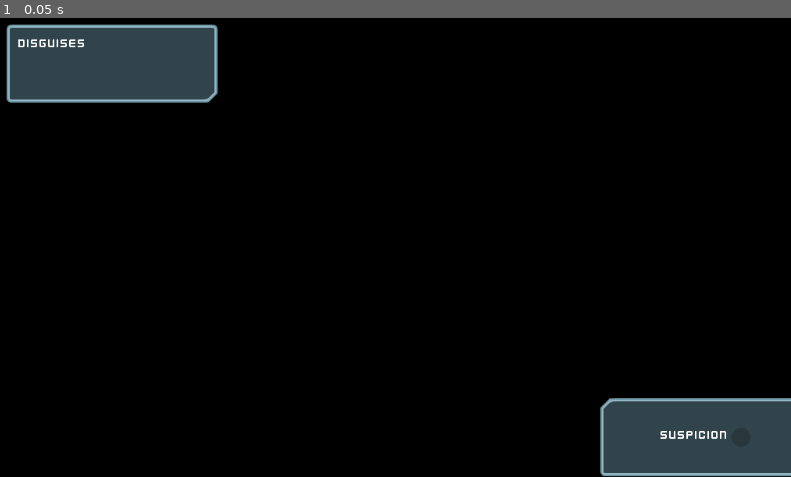
Above: before the commit, frame 1.
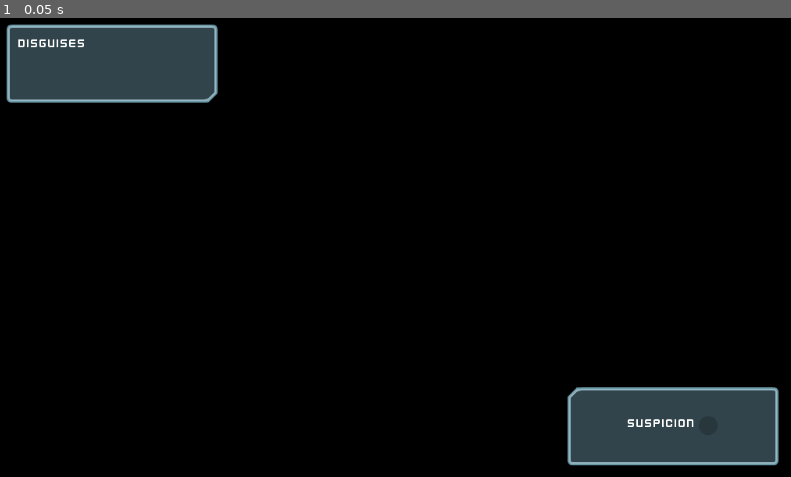
Above: after the commit, the same moment.

Repository: JhonH3avy/HeistMeisters
Game: Godot game, scene res://Scenes/GUI.tscn
Two runs of this game, one before a commit and one after it. Both use one fixed random seed, a clock stepped at 60 frames per second and the inputs below. This scene is started directly instead of the project's main scene.
Inputs:
- Up to frame 1 (0.05 s): no input

The runs differ from the first frame. In frame 1, 2.7% of the frame differs, in the area x 71-100%, y 80-100%.

Commit message:
added game over and victory scene

Diff:
--- a/Levels/Level1.tscn
+++ b/Levels/Level1.tscn
@@ -15,6 +15,8 @@
 [ext_resource path="res://Scenes/CombinationGenerator.tscn" type="PackedScene" id=13]
 [ext_resource path="res://Scenes/MapLabel.tscn" type="PackedScene" id=14]
 [ext_resource path="res://Scenes/GUI.tscn" type="PackedScene" id=15]
+[ext_resource path="res://Scenes/Exit.tscn" type="PackedScene" id=16]
+[ext_resource path="res://Scenes/Briefcase.tscn" type="PackedScene" id=17]
 
 [sub_resource type="NavigationPolygon" id=1]
 vertices = PoolVector2Array( 1015.44, 978.634, 1160.14, 983.156, 1263.11, 1267.11, 1073.63, 1261.84, 905.402, 1171.57,  …(1838 unchanged characters)…
@@ -24,7 +26,6 @@
 [node name="Level1" type="Node2D"]
 
 [node name="Navigation2D" type="Navigation2D" parent="."]
-editor/display_folded = true
 script = ExtResource( 1 )
 
 [node name="NavigationPolygonInstance" type="NavigationPolygonInstance" parent="Navigation2D"]
@@ -182,4 +183,13 @@
 text = "Test"
 
 [node name="GUI" parent="." instance=ExtResource( 15 )]
+
+[node name="Exit" parent="." instance=ExtResource( 16 )]
+margin_left = 40.4606
+margin_top = 646.254
+margin_right = 340.461
+margin_bottom = 796.254
+
+[node name="Briefcase" parent="." instance=ExtResource( 17 )]
+position = Vector2( 417.11, -159.791 )
 [connection signal="combination_generated" from="Computers/Computer" to="LockedDoors/LockedDoor" method="_on_Computer_combination_generated"]
--- /dev/null
+++ b/Scenes/Briefcase.tscn
@@ -0,0 +1,20 @@
+[gd_scene load_steps=4 format=2]
+
+[ext_resource path="res://Scripts/Briefcase.gd" type="Script" id=1]
+[ext_resource path="res://GFX/Loot/suitcase.png" type="Texture" id=2]
+
+[sub_resource type="RectangleShape2D" id=1]
+extents = Vector2( 55.4382, 53.4297 )
+
+[node name="Briefcase" type="Area2D"]
+scale = Vector2( 0.5, 0.5 )
+collision_layer = 0
+script = ExtResource( 1 )
+
+[node name="Sprite" type="Sprite" parent="."]
+texture = ExtResource( 2 )
+
+[node name="CollisionShape2D" type="CollisionShape2D" parent="."]
+visible = false
+shape = SubResource( 1 )
+[connection signal="body_entered" from="." to="." method="_on_Briefcase_body_entered"]
--- /dev/null
+++ b/Scenes/Exit.tscn
@@ -0,0 +1,32 @@
+[gd_scene load_steps=4 format=2]
+
+[ext_resource path="res://Scripts/Exit.gd" type="Script" id=1]
+[ext_resource path="res://Theme.tres" type="Theme" id=2]
+
+[sub_resource type="RectangleShape2D" id=1]
+extents = Vector2( 149.961, 76.4054 )
+
+[node name="Exit" type="ColorRect"]
+self_modulate = Color( 0.0745098, 0.486275, 0.419608, 0.556863 )
+margin_right = 300.0
+margin_bottom = 150.0
+script = ExtResource( 1 )
+
+[node name="Label" type="Label" parent="."]
+margin_left = 115.0
+margin_top = 57.0
+margin_right = 188.0
+margin_bottom = 85.0
+theme = ExtResource( 2 )
+text = "Exit"
+align = 1
+valign = 1
+
+[node name="Area2D" type="Area2D" parent="."]
+position = Vector2( 150, 75 )
+collision_layer = 0
+
+[node name="CollisionShape2D" type="CollisionShape2D" parent="Area2D"]
+visible = false
+shape = SubResource( 1 )
+[connection signal="body_entered" from="Area2D" to="." method="_on_Area2D_body_entered"]
--- a/Scenes/GUI.tscn
+++ b/Scenes/GUI.tscn
@@ -7,6 +7,8 @@
 [ext_resource path="res://Scripts/SuspicionMeter.gd" type="Script" id=5]
 [ext_resource path="res://GFX/Interface/PNG/glassPanel_cornerBR.png" type="Texture" id=6]
 [ext_resource path="res://Scripts/DisguiseDisplayer.gd" type="Script" id=7]
+[ext_resource path="res://GFX/Interface/PNG/glassPanel_cornerTR.png" type="Texture" id=8]
+[ext_resource path="res://Scripts/LootContainer.gd" type="Script" id=9]
 
 [node name="GUI" type="CanvasLayer"]
 
@@ -16,10 +18,10 @@
 anchor_top = 1.0
 anchor_right = 1.0
 anchor_bottom = 1.0
-margin_left = -244.0
-margin_top = -101.0
-margin_right = 26.0
-margin_bottom = -1.0
+margin_left = -285.943
+margin_top = -115.188
+margin_right = -15.9425
+margin_bottom = -15.1882
 texture = ExtResource( 1 )
 patch_margin_left = 12
 patch_margin_top = 12
@@ -97,3 +99,37 @@
 same_column_width = true
 icon_scale = 0.5
 script = ExtResource( 7 )
+
+[node name="LootContainer" type="NinePatchRect" parent="." groups=[
+"loot",
+]]
+anchor_top = 1.0
+anchor_bottom = 1.0
+margin_left = 20.0
+margin_top = -121.0
+margin_right = 290.0
+margin_bottom = -21.0
+texture = ExtResource( 8 )
+patch_margin_left = 12
+patch_margin_top = 12
+patch_margin_right = 12
+patch_margin_bottom = 12
+script = ExtResource( 9 )
+
+[node name="Label" type="Label" parent="LootContainer"]
+margin_left = 14.4044
+margin_top = 13.2963
+margin_right = 54.4044
+margin_bottom = 31.2963
+theme = ExtResource( 2 )
+text = "Loot"
+
+[node name="LootList" type="ItemList" parent="LootContainer"]
+margin_left = 14.0
+margin_top = 40.0
+margin_right = 257.0
+margin_bottom = 84.0
+theme = ExtResource( 2 )
+max_columns = 5
+same_column_width = true
+icon_scale = 0.25
--- /dev/null
+++ b/Scenes/GameOverScreen.tscn
@@ -0,0 +1,77 @@
+[gd_scene load_steps=6 format=2]
+
+[ext_resource path="res://Scripts/GameOver.gd" type="Script" id=1]
+[ext_resource path="res://Theme.tres" type="Theme" id=2]
+[ext_resource path="res://GFX/Interface/PNG/metalPanel.png" type="Texture" id=3]
+[ext_resource path="res://GFX/Interface/Fonts/kenvector_future.ttf" type="DynamicFontData" id=4]
+
+[sub_resource type="DynamicFont" id=1]
+size = 30
+font_data = ExtResource( 4 )
+
+[node name="GameOverScreen" type="CanvasLayer"]
+script = ExtResource( 1 )
+
+[node name="CenterContainer" type="CenterContainer" parent="."]
+anchor_right = 1.0
+anchor_bottom = 1.0
+theme = ExtResource( 2 )
+
+[node name="NinePatchRect" type="NinePatchRect" parent="CenterContainer"]
+margin_left = 312.0
+margin_top = 150.0
+margin_right = 712.0
+margin_bottom = 450.0
+rect_min_size = Vector2( 400, 300 )
+texture = ExtResource( 3 )
+patch_margin_left = 12
+patch_margin_top = 12
+patch_margin_right = 12
+patch_margin_bottom = 12
+
+[node name="VBoxContainer" type="VBoxContainer" parent="CenterContainer/NinePatchRect"]
+anchor_right = 1.0
+anchor_bottom = 1.0
+margin_left = 20.0
+margin_top = 20.0
+margin_right = -20.0
+margin_bottom = -20.0
+alignment = 1
+
+[node name="Label" type="Label" parent="CenterContainer/NinePatchRect/VBoxContainer"]
+margin_top = 78.0
+margin_right = 360.0
+margin_bottom = 113.0
+custom_fonts/font = SubResource( 1 )
+custom_colors/font_color = Color( 0, 0, 0, 1 )
+custom_colors/font_outline_modulate = Color( 0, 0, 0, 1 )
+text = "Game Over!"
+align = 1
+
+[node name="CenterContainer" type="CenterContainer" parent="CenterContainer/NinePatchRect/VBoxContainer"]
+margin_top = 117.0
+margin_right = 360.0
+margin_bottom = 147.0
+
+[node name="TryAgainButton" type="Button" parent="CenterContainer/NinePatchRect/VBoxContainer/CenterContainer"]
+margin_left = 114.0
+margin_right = 245.0
+margin_bottom = 30.0
+rect_min_size = Vector2( 125, 30 )
+size_flags_horizontal = 2
+text = "Try Again"
+
+[node name="CenterContainer2" type="CenterContainer" parent="CenterContainer/NinePatchRect/VBoxContainer"]
+margin_top = 151.0
+margin_right = 360.0
+margin_bottom = 181.0
+
+[node name="QuitButton" type="Button" parent="CenterContainer/NinePatchRect/VBoxContainer/CenterContainer2"]
+margin_left = 117.0
+margin_right = 242.0
+margin_bottom = 30.0
+rect_min_size = Vector2( 125, 30 )
+size_flags_horizontal = 2
+text = "Quit"
+[connection signal="pressed" from="CenterContainer/NinePatchRect/VBoxContainer/CenterContainer/TryAgainButton" to="." method="_on_TryAgainButton_pressed"]
+[connection signal="pressed" from="CenterContainer/NinePatchRect/VBoxContainer/CenterContainer2/QuitButton" to="." method="_on_QuitButton_pressed"]
--- /dev/null
+++ b/Scenes/Music.tscn
@@ -0,0 +1,7 @@
+[gd_scene load_steps=2 format=2]
+
+[ext_resource path="res://SFX/Music/StealthintheWoods.ogg" type="AudioStream" id=1]
+
+[node name="Music" type="AudioStreamPlayer"]
+stream = ExtResource( 1 )
+autoplay = true
--- /dev/null
+++ b/Scenes/VictoryScreen.tscn
@@ -0,0 +1,91 @@
+[gd_scene load_steps=6 format=2]
+
+[ext_resource path="res://Scripts/Victory.gd" type="Script" id=1]
+[ext_resource path="res://Theme.tres" type="Theme" id=2]
+[ext_resource path="res://GFX/Interface/PNG/metalPanel.png" type="Texture" id=3]
+[ext_resource path="res://GFX/Interface/Fonts/kenvector_future.ttf" type="DynamicFontData" id=4]
+
+[sub_resource type="DynamicFont" id=1]
+size = 30
+font_data = ExtResource( 4 )
+
+[node name="VictoryScreen" type="CanvasLayer"]
+script = ExtResource( 1 )
+
+[node name="CenterContainer" type="CenterContainer" parent="."]
+anchor_right = 1.0
+anchor_bottom = 1.0
+theme = ExtResource( 2 )
+
+[node name="NinePatchRect" type="NinePatchRect" parent="CenterContainer"]
+margin_left = 312.0
+margin_top = 150.0
+margin_right = 712.0
+margin_bottom = 450.0
+rect_min_size = Vector2( 400, 300 )
+texture = ExtResource( 3 )
+patch_margin_left = 12
+patch_margin_top = 12
+patch_margin_right = 12
+patch_margin_bottom = 12
+
+[node name="VBoxContainer" type="VBoxContainer" parent="CenterContainer/NinePatchRect"]
+anchor_right = 1.0
+anchor_bottom = 1.0
+margin_left = 20.0
+margin_top = 20.0
+margin_right = -20.0
+margin_bottom = -20.0
+alignment = 1
+
+[node name="Label" type="Label" parent="CenterContainer/NinePatchRect/VBoxContainer"]
+margin_top = 61.0
+margin_right = 360.0
+margin_bottom = 96.0
+custom_fonts/font = SubResource( 1 )
+custom_colors/font_color = Color( 0, 0, 0, 1 )
+custom_colors/font_outline_modulate = Color( 0, 0, 0, 1 )
+text = "You win!"
+align = 1
+
+[node name="CenterContainer" type="CenterContainer" parent="CenterContainer/NinePatchRect/VBoxContainer"]
+margin_top = 100.0
+margin_right = 360.0
+margin_bottom = 130.0
+
+[node name="NextlevelButton" type="Button" parent="CenterContainer/NinePatchRect/VBoxContainer/CenterContainer"]
+margin_left = 101.0
+margin_right = 259.0
+margin_bottom = 30.0
+rect_min_size = Vector2( 125, 30 )
+size_flags_horizontal = 2
+text = "Next Level"
+
+[node name="CenterContainer2" type="CenterContainer" parent="CenterContainer/NinePatchRect/VBoxContainer"]
+margin_top = 134.0
+margin_right = 360.0
+margin_bottom = 164.0
+
+[node name="TryAgainButton" type="Button" parent="CenterContainer/NinePatchRect/VBoxContainer/CenterContainer2"]
+margin_left = 114.0
+margin_right = 245.0
+margin_bottom = 30.0
+rect_min_size = Vector2( 125, 30 )
+size_flags_horizontal = 2
+text = "Try Again"
+
+[node name="CenterContainer3" type="CenterContainer" parent="CenterContainer/NinePatchRect/VBoxContainer"]
+margin_top = 168.0
+margin_right = 360.0
+margin_bottom = 198.0
+
+[node name="QuitButton" type="Button" parent="CenterContainer/NinePatchRect/VBoxContainer/CenterContainer3"]
+margin_left = 117.0
+margin_right = 242.0
+margin_bottom = 30.0
+rect_min_size = Vector2( 125, 30 )
+size_flags_horizontal = 2
+text = "Quit"
+[connection signal="pressed" from="CenterContainer/NinePatchRect/VBoxContainer/CenterContainer/NextlevelButton" to="." method="_on_NextlevelButton_pressed"]
+[connection signal="pressed" from="CenterContainer/NinePatchRect/VBoxContainer/CenterContainer2/TryAgainButton" to="." method="_on_TryAgainButton_pressed"]
+[connection signal="pressed" from="CenterContainer/NinePatchRect/VBoxContainer/CenterContainer3/QuitButton" to="." method="_on_QuitButton_pressed"]
--- /dev/null
+++ b/Scripts/Briefcase.gd
@@ -0,0 +1,9 @@
+extends Area2D
+
+func _ready():
+	pass
+
+
+func _on_Briefcase_body_entered(body):
+	Global.Player.collect_briefcase()
+	queue_free()
--- /dev/null
+++ b/Scripts/Exit.gd
@@ -0,0 +1,15 @@
+extends ColorRect
+
+export var requirements = []
+
+
+func _on_Area2D_body_entered(body):
+	if has_met_requirements(body):
+		get_tree().change_scene("res://Scenes/VictoryScreen.tscn")
+
+
+func has_met_requirements(player):
+	for requirement in requirements:
+		if not player.has_node("briefcase"):
+			return false
+	return true
--- /dev/null
+++ b/Scripts/GameOver.gd
@@ -0,0 +1,12 @@
+extends CanvasLayer
+
+func _ready():
+	pass
+
+
+func _on_TryAgainButton_pressed():
+	get_tree().change_scene("res://Levels/Level1.tscn")
+
+
+func _on_QuitButton_pressed():
+	get_tree().quit()
--- a/Scripts/Global.gd
+++ b/Scripts/Global.gd
@@ -16,3 +16,5 @@
 
 var box_collision_shape = "res://Scenes/Characters/BoxCollisionShape.tres"
 var player_collision_shape = "res://Scenes/Characters/CharacterCollisionShape.tres"
+
+var briefcase_sprite = "res://GFX/Loot/suitcase.png"
--- /dev/null
+++ b/Scripts/LootContainer.gd
@@ -0,0 +1,10 @@
+extends NinePatchRect
+
+func _ready():
+	visible = false
+
+
+func collect_loot(sprite_path):
+	visible = true
+	var sprite = load(sprite_path)
+	$LootList.add_icon_item(sprite, false)
--- a/Scripts/Player.gd
+++ b/Scripts/Player.gd
@@ -115,3 +115,15 @@
 	collision_layer = 1
 	velocity_multiplier = 1
 	is_disguised = false
+
+
+func collect_briefcase():
+	var loot = Node.new()
+	loot.set_name("briefcase")
+	add_child(loot)
+	get_tree().call_group("loot", "collect_loot", Global.briefcase_sprite)
+
+
+func get_briefcase():
+	var briefcase = get_node("briefcase")
+	return briefcase == null
--- a/Scripts/SuspicionMeter.gd
+++ b/Scripts/SuspicionMeter.gd
@@ -17,4 +17,4 @@
 
 
 func end_game():
-	get_tree().quit()
+	get_tree().change_scene("res://Scenes/GameOverScreen.tscn")
--- /dev/null
+++ b/Scripts/Victory.gd
@@ -0,0 +1,15 @@
+extends CanvasLayer
+
+
+
+
+func _on_NextlevelButton_pressed():
+	get_tree().change_scene("res://Levels/Level1.tscn")
+
+
+func _on_TryAgainButton_pressed():
+	get_tree().change_scene("res://Levels/Level1.tscn")
+
+
+func _on_QuitButton_pressed():
+	get_tree().quit()
--- a/project.godot
+++ b/project.godot
@@ -22,6 +22,7 @@
 [autoload]
 
 Global="*res://Scripts/Global.gd"
+Music="*res://Scenes/Music.tscn"
 
 [input]
 
Not shown: 1 places in Levels/Level1.tscn that only renumber resources
Not shown: 1 places in Scenes/GUI.tscn that only renumber resources
Not shown: 2 places in Theme.tres that only renumber resources
